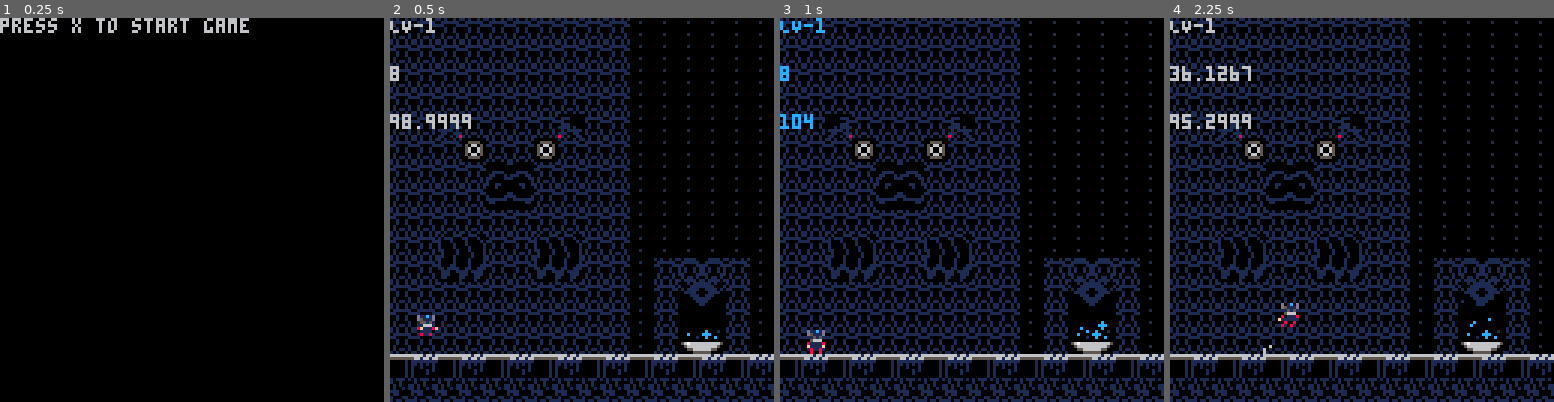
Above: before the commit, frames 1-4 (left to right).
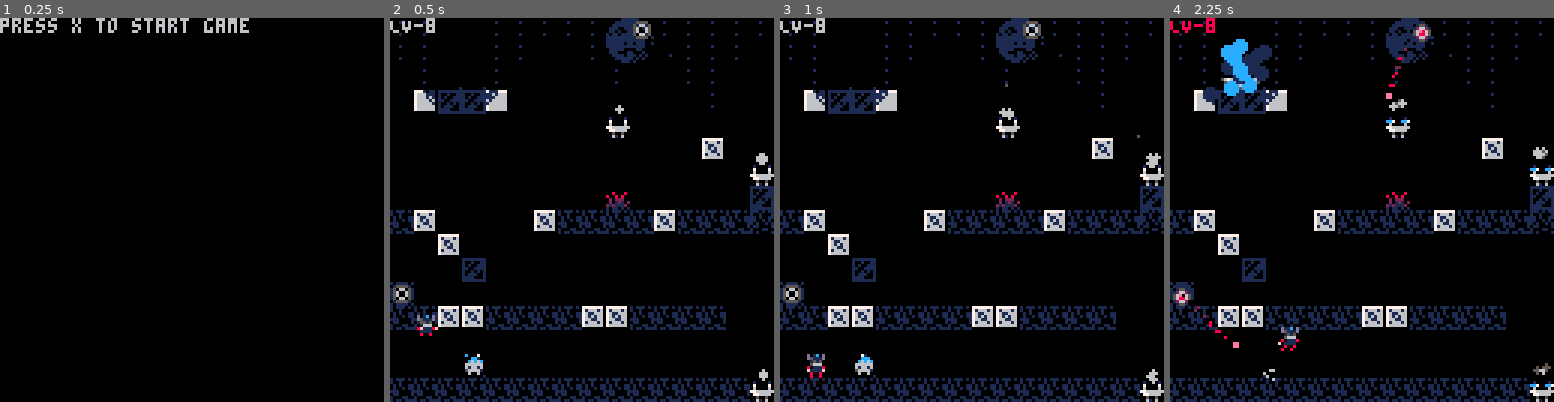
Above: after the commit, the same moments.

Repository: han-sen/pico-8-tests
Game: PICO-8 cartridge alkaline/platformer.p8
Two runs of this game, one before a commit and one after it. Both use one fixed random seed, a clock stepped at 60 frames per second and the inputs below.
Inputs:
- Up to frame 1 (0.25 s): no input
- Up to frame 2 (0.5 s): tap X (X key) at 0.33 s
- Up to frame 3 (1 s): no input
- Up to frame 4 (2.25 s): tap X (X key) at 1.07, 1.85 s; hold Right 1.6-2.1 s; hold Up from 2.15 s (still down)

Frame 1 is identical in both runs. In frame 2, 35% of the frame differs, in the area x 0-100%, y 0-100%; in frame 3, 35%; in frame 4, 36%.

Commit message:
refactored check_level and next level functions

Diff:
--- a/alkaline/platformer.p8
+++ b/alkaline/platformer.p8
@@ -85,8 +85,8 @@
 	-- print(#bullets, 128 * (world.current_level - 1), 30)
 	-- print(stat(0), 128 * (world.current_level - 1), 30)
 	-- print(stat(1), 128 * (world.current_level - 1), 40)
-	print(player.x, game_camera.cam_x, game_camera.cam_y + 16)
-	print(player.y, game_camera.cam_x, game_camera.cam_y + 32)
+	-- print(player.x, game_camera.cam_x, game_camera.cam_y + 16)
+	-- print(player.y, game_camera.cam_x, game_camera.cam_y + 32)
 end
 
 function update_menu()
@@ -214,20 +214,20 @@
 0e0e0e0e0e0e0e0e0e0e220e02020e22000000000000000000003432310a0a0a000000006400000300006400000000030a000000000a202020202020640000030a000000330000850000851c001c000a0000000d643f383f0d0d0d00000d00000a0000000a80810a000000000000000a00000000000000000000000000000000
 111211121112111211121112111211120a0a0a0a0a0a0a0a0a0a0a0a0a0a0a0a0a0a0a000c00000300000c00000000030a000000640a0a0a0a0a0a0a0a0a0a0a0a000034310000860202861c001c200a0000000d3f3f383f200d0d02020d00000a00000f3f90913f0f0000000000000a00000001000000000000000000000000
 0a0a0a0a0a0a0a0a0a0a0a0a0a0a0a0a0a0a0a0a0a0a0a0a0a0a0a0a0a0a0a0a0a0a0a202020202020202020202020200a0a0a0a0a0a0a0a0a0a0a0a0a0a0a0a0a11111111111111111111111111110a0a0a0a0a0a0a0a0a0a0a0a0a0a0a0a0a0b12123412121212331212121264120b0a0a0a0a0a0a0a0a0a0a0a0a0a0a0a64
-000000000000008889000000000000000000000000000000000000000000000000000000000000000000000000000000000000000000000000000000000000000000000000000000000000000000000000000000000000000000000000000000000000000000000000000000000000003c3c3c3c3c3c3c3c3c3c3c3c3c3c3c3c
-0000000d00000098990000000d00000000000000000000000000000000000000000000000000000000000000000000000000000000000000000000000000000000000000000000000000000000000000000000000000000000000000000000000000000000000000000000000000000000000000000000000000000000000000
-0d00000000000000000000000000000000000000000000000000000000000000000000000000000000000000000000000000000000000000000000000000000000000000000000000000000000000000000000000000000000000000000000000000000000000000000000000000000000000000000000000000000000000000
-00000000000d0000000000000000000000000000000000000000000000000000000000000000000000000000000000000000000000000000000000000000000000000000000000000000000000000000000000000000000000000000000000000000000000000000000000000000000000000000000000000000000000000000
-00000d00000000000000000000000d0000000000000000000000000000000000000000000000000000000000000000000000000000000000000000000000000000000000000000000000000000000000000000000000000000000000000000000000000000000000000000000000000000000000000000000000000000000000
-0000000000000012000000000000000000000000000000000000000000000000000000000000000000000000000000000000000000000000000000000000000000000000000000000000000000000000000000000000000000000000000000000000000000000000000000000000000000000000000000000000000000000000
-20200000000000000000003f0b00000000000000000000000000000000000000000000000000000000000000000000000000000000000000000000000000000000000000000000000000000000000000000000000000000000000000000000000000000000000000000000000000000000000000000000000000000000000000
-12121212000000010000000b3f00001200000000000000000000000000000000000000000000000000000000000000000000000000000000000000000000000000000000000000000000000000000000000000000000000000000000000000000000000000000000000000000000000000000000000000000000000000000000
-00000000000000000000000b0000000000000000000000000000000000000000000000000000000000000000000000000000000000000000000000000000000000000000000000000000000000000000000000000000000000000000000000000000000000000000000000000000000000000000000000000000000000000000
-000000000000000f0f2000000000120000000000000000000000000000000000000000000000000000000000000000000000000000000000000000000000000000000000000000000000000000000000000000000000000000000000000000000000000000000000000000000000000000000000000000000000000000000000
-000d00000000000e0e3e00121200000d00000000000000000000000000000000000000000000000000000000000000000000000000000000000000000000000000000000000000000000000000000000000000000000000000000000000000000000000000000000000000000000000000000000000000000000000000000000
-00000000000d000f0f0000000000002000000000000000000000000000000000000000000000000000000000000000000000000000000000000000000000000000000000000000000000000000000000000000000000000000000000000000000000000000000000000000000000000000000000000000000000000000000000
-000000000000000e0e00000d0012121200000000000000000000000000000000000000000000000000000000000000000000000000000000000000000000000000000000000000000000000000000000000000000000000000000000000000000000000000000000000000000000000000000000000000000000000000000000
-000000000000000f0f0000000000000000000000000000000000000000000000000000000000000000000000000000000000000000000000000000000000000000000000000000000000000000000000000000000000000000000000000000000000000000000000000000000000000000000000000000000000000000000000
+0a0000000000008889000000000000000000000000000000000000000000000000000000000000000000000000000000000000000000000000000000000000000000000000000000000000000000000000000000000000000000000000000000000000000000000000000000000000003c3c3c3c3c3c3c3c3c3c3c3c3c3c3c3c
+0a00000d00000098990000000d00000000000000000000000000000000000000000000000000000000000000000000000000000000000000000000000000000000000000000000000000000000000000000000000000000000000000000000000000000000000000000000000000000000000000000000000000000000000000
+0a00000000000000000000000000000000000000000000000000000000000000000000000000000000000000000000000000000000000000000000000000000000000000000000000000000000000000000000000000000000000000000000000000000000000000000000000000000000000000000000000000000000000000
+0a000000000d0000000000000000000000000000000000000000000000000000000000000000000000000000000000000000000000000000000000000000000000000000000000000000000000000000000000000000000000000000000000000000000000000000000000000000000000000000000000000000000000000000
+0a000d00000000000000000000000d0000000000000000000000000000000000000000000000000000000000000000000000000000000000000000000000000000000000000000000000000000000000000000000000000000000000000000000000000000000000000000000000000000000000000000000000000000000000
+0a00000000000012000000000000000000000000000000000000000000000000000000000000000000000000000000000000000000000000000000000000000000000000000000000000000000000000000000000000000000000000000000000000000000000000000000000000000000000000000000000000000000000000
+0a200000000000000000003f0b00000000000000000000000000000000000000000000000000000000000000000000000000000000000000000000000000000000000000000000000000000000000000000000000000000000000000000000000000000000000000000000000000000000000000000000000000000000000000
+0a121212000000010000000b3f00001200000000000000000000000000000000000000000000000000000000000000000000000000000000000000000000000000000000000000000000000000000000000000000000000000000000000000000000000000000000000000000000000000000000000000000000000000000000
+0a000000000000000000000b0000000000000000000000000000000000000000000000000000000000000000000000000000000000000000000000000000000000000000000000000000000000000000000000000000000000000000000000000000000000000000000000000000000000000000000000000000000000000000
+0a0000000000000f0f2000000000120000000000000000000000000000000000000000000000000000000000000000000000000000000000000000000000000000000000000000000000000000000000000000000000000000000000000000000000000000000000000000000000000000000000000000000000000000000000
+0a0d00000000000e0e3e00121200000d00000000000000000000000000000000000000000000000000000000000000000000000000000000000000000000000000000000000000000000000000000000000000000000000000000000000000000000000000000000000000000000000000000000000000000000000000000000
+0a000000000d000f0f0000000000002000000000000000000000000000000000000000000000000000000000000000000000000000000000000000000000000000000000000000000000000000000000000000000000000000000000000000000000000000000000000000000000000000000000000000000000000000000000
+0a0000000000000e0e00000d0012121200000000000000000000000000000000000000000000000000000000000000000000000000000000000000000000000000000000000000000000000000000000000000000000000000000000000000000000000000000000000000000000000000000000000000000000000000000000
+0a0000000000000f0f0000000000000000000000000000000000000000000000000000000000000000000000000000000000000000000000000000000000000000000000000000000000000000000000000000000000000000000000000000000000000000000000000000000000000000000000000000000000000000000000
 0a0a00006000000e0e0000000000000000000000000000000000000000000000000000000000000000000000000000000000000000000000000000000000000000000000000000000000000000000000000000000000000000000000000000000000000000000000000000000000000000000000000000000000000000000000
 0b380a0a0a0a0a0f0f0a0a0a0a0a0a0a0a0a0a0a0a0a0a0a0a0a0a0a0a0a0a0a0a0a0a0a0a0a0a0a0a0a0a0a0a0a0a0a0a0a0a0a0a0a0a0a0a0a0a0a0a0a0a0a0a0a0a0a0a0a0a0a0a0a0a0a0a0a0a0a0a0a0a0a0a0a0a0a0a0a0a0a0a0a0a0a0a0a0a0a0a0a0a0a0a0a0a0a0a0a0a0a0a0a0a0a0a0a0a0a0a0a0a0a0a0a0a0a
 
--- a/alkaline/src/draw.lua
+++ b/alkaline/src/draw.lua
@@ -14,8 +14,9 @@
 	local level = world.current_level
 	if game_keys.loc[level] then
 		if not game_keys.loc[level].found then
-			local g_x = game_keys.loc[level].x + ((level - 1) * 128)
-			local g_y = game_keys.loc[level].y
+
+			local g_x = game_keys.loc[level].x + (((level % 9) - 1) * 128)
+			local g_y = game_keys.loc[level].y + ((ceil(level / 9) - 1) * 128)
 			spr(game_keys.sp, g_x, g_y, 1, 1, false)
 		end
 	end
@@ -25,8 +26,8 @@
 	local level = world.current_level
 	if fountains.loc[level] then
 		if fountains.loc[level].active then
-			local g_x = fountains.loc[level].x + ((level - 1) * 128)
-			local g_y = fountains.loc[level].y
+			local g_x = fountains.loc[level].x + (((level % 9) - 1) * 128)
+			local g_y = fountains.loc[level].y + ((ceil(level / 9) - 1) * 128)
 			spr(fountains.sp1, g_x, g_y, 1, 1, false)
 			spr(fountains.sp2, g_x + 8, g_y, 1, 1, false)
 		end
@@ -45,9 +46,10 @@
 end
 
 function draw_turbines()
+	local level = world.current_level
 	for t in all(turbines.loc) do
-		if t.level == world.current_level then -- only draw turbines on current level
-			spr(turbines.sp, t.x + (world.level_size * (t.level - 1)), t.y, 1, 1, false)
+		if t.level == level then -- only draw turbines on current level
+			spr(turbines.sp, t.x + (((level % 9) - 1) * 128), t.y + ((ceil(level / 9) - 1) * 128), 1, 1, false)
 		end
 	end
 end
--- a/alkaline/src/player.lua
+++ b/alkaline/src/player.lua
@@ -1,5 +1,5 @@
 player = {
-    x = 8 + (128 * 0),
+    x = 8 + (128 * 7),
     y = 96,
     sprite = 64,
     size = 1,
--- a/alkaline/src/update.lua
+++ b/alkaline/src/update.lua
@@ -92,12 +92,10 @@
 	-- update the player position
 	player.x += player.dx
 	player.y += player.dy
-	-- limit player to screen edges
-	-- if player.x <= (world.current_level - 1) * world.level_size then
-	-- 	player.x = ((world.current_level - 1) * world.level_size) + 1
-	-- elseif (player.x + player.width) >= (8 * world.level_size) then
-	-- 	player.x = (world.current_level * world.level_size) - player.width
-	-- end
+	-- limit player to map edges
+	if player.x >= 1024 - player.width then
+		player.x = 1024 - player.width - 1
+	end
 end
 
 function run_turbines()
--- a/alkaline/src/utils.lua
+++ b/alkaline/src/utils.lua
@@ -1,6 +1,7 @@
 -- UTILITY FUNCTIONS
 
 function check_level()
+
 	if player.y < 0 then
 		world.current_row = 1
 	elseif player.y > 128 then
@@ -21,6 +22,7 @@
 
 function check_solve() -- check if player has unlocked level
 	local level = world.current_level
+	local row = world.current_row
 	if map_collide(player, "down", 3)
 	or map_collide(player, "right", 3)
 	or map_collide(player, "left", 3) then -- if they touch level key
@@ -39,20 +41,19 @@
 		end
 	end
 	if map_collide(player, 'down', 2) and fountains.loc[level].active then -- if solved and jumping into portal
+		-- stop momentum
+		player.dx = 0
+		player.dy = 0
+		local n_l, n_r
 		if level == 8 then
-			player.x = 8
-			player.y = 128 + 104
-			-- game_camera.cam_x = 0
-			-- game_camera.cam_y = 128
-		elseif level > 8 then
-			player.x = ((level - 9) * 128) + player.width
-			player.y = 104 + 128
+			n_l = 9
+			n_r = 2
 		else
-			player.x = (level * 128) + player.width + 1
-			player.y = 104
-			-- game_camera.cam_x = (level - 1) * 128
-			-- game_camera.cam_y = 0
+			n_l = level
+			n_r = row
 		end
+		player.x = ((n_l % 9) * 128) + player.width
+		player.y = ((ceil(n_l / 9) - 1) * 128) + (128 * (n_r - 1)) + 104 -- spawn two tiles up from botton
 		game_camera.cam_x = flr(player.x/128)
 		game_camera.cam_x = flr(player.y/128)
 		bullets = {}
